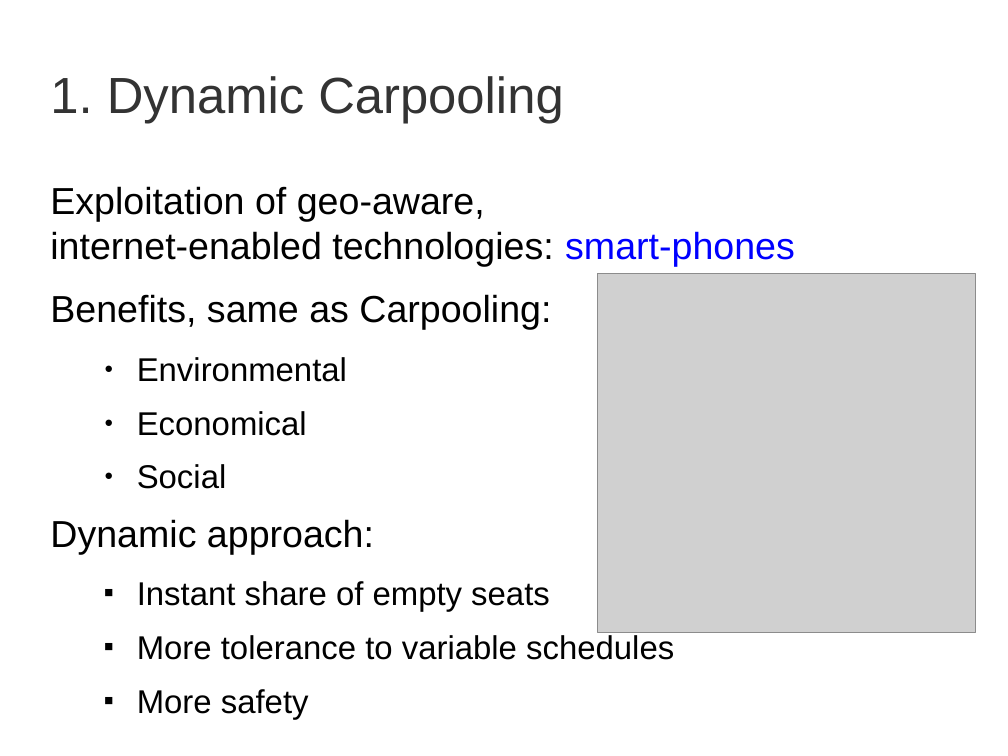
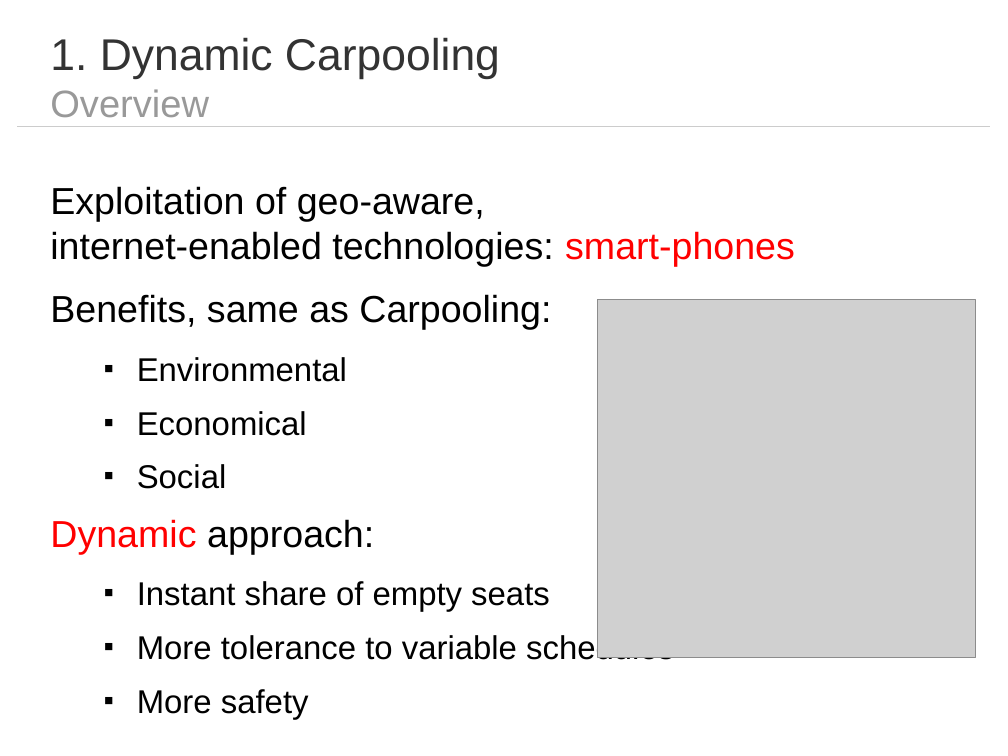
Before and after one commit to dgraziotin/dycapo-thesis, a slide deck: slide 4 of presentation/dycapo.odp. Drawn at 1008x756 pixels with LibreOffice and Linux fonts; fonts in the diff are those of the drawing; grey boxes stand for pictures. Boxes give left, top, right and bottom in pixels: in the first picture for what was removed or moved away, otherwise in the second. Text is boxed around its words. In the diff, an @@ line names an element or a change of style, - is before the commit and + after.

Commit message:
Final layout for presentation. maybe

```diff
--- a/presentation/dycapo.odp
+++ b/presentation/dycapo.odp
@@ title at box(50, 37, 500, 117): text changed; size 40 to 35 pt @@
-1. Dynamic Carpooling
+1. Dynamic Carpooling
+Overview
@@ line added from (18, 126) to (991, 126), #CCCCCC 0 pt @@
@@ text at box(50, 186, 795, 554): text colour #0000FF to #FF0000 in "smart-phones"; text colour #000000 to #FF0000 in "Dynamic"; bullet ● to ■ @@
@@ picture: place and size @@
-picture at box(598, 274, 976, 633)
+picture at box(598, 299, 976, 658)
```
Also in this commit, not shown: 11 other slides changed, 1 slide added, 1 slide removed.
